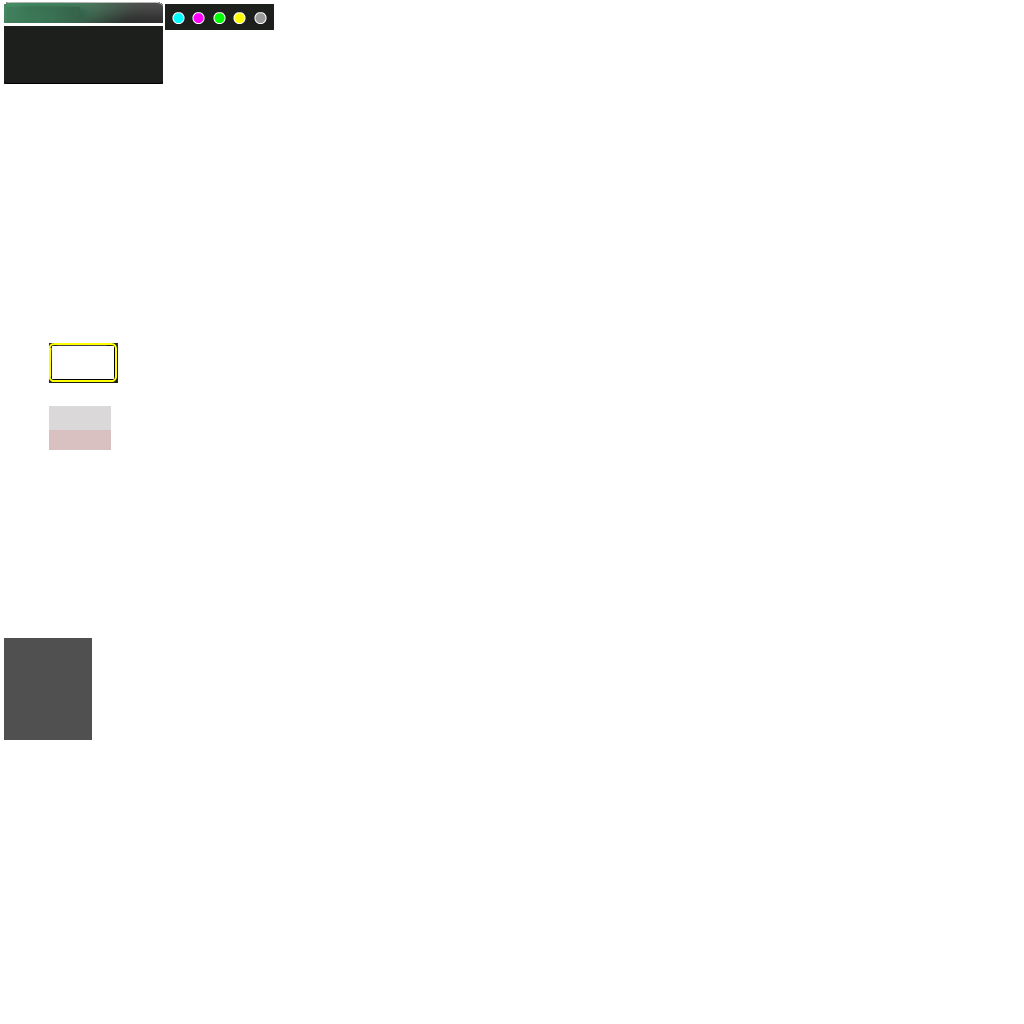
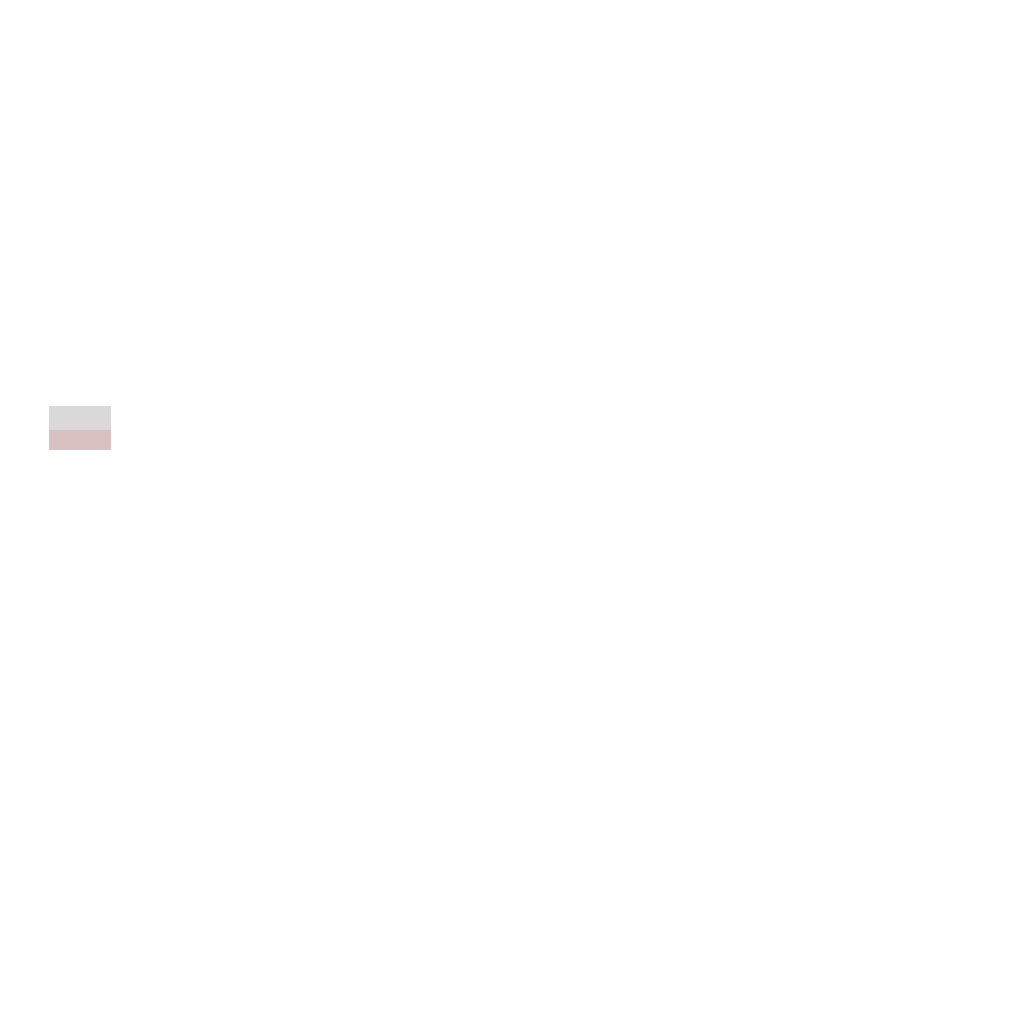
Layers edited between the first and the second 1024x1024 image:
painted on "图层 21" over (4, 2, 274, 740)
